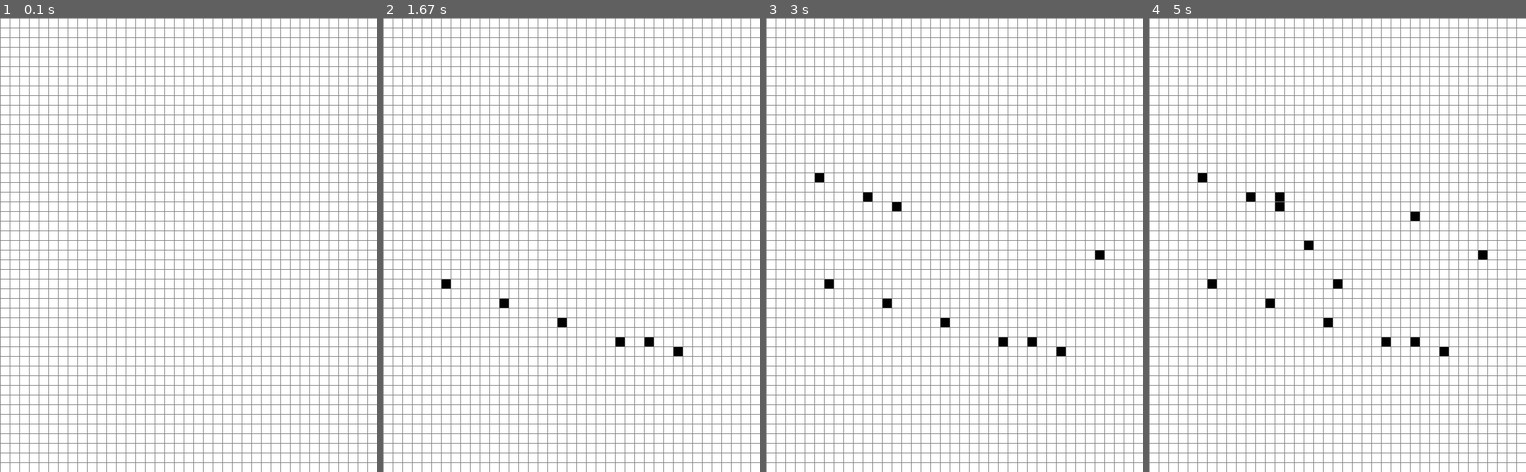
Above: before the commit, frames 1-4 (left to right).
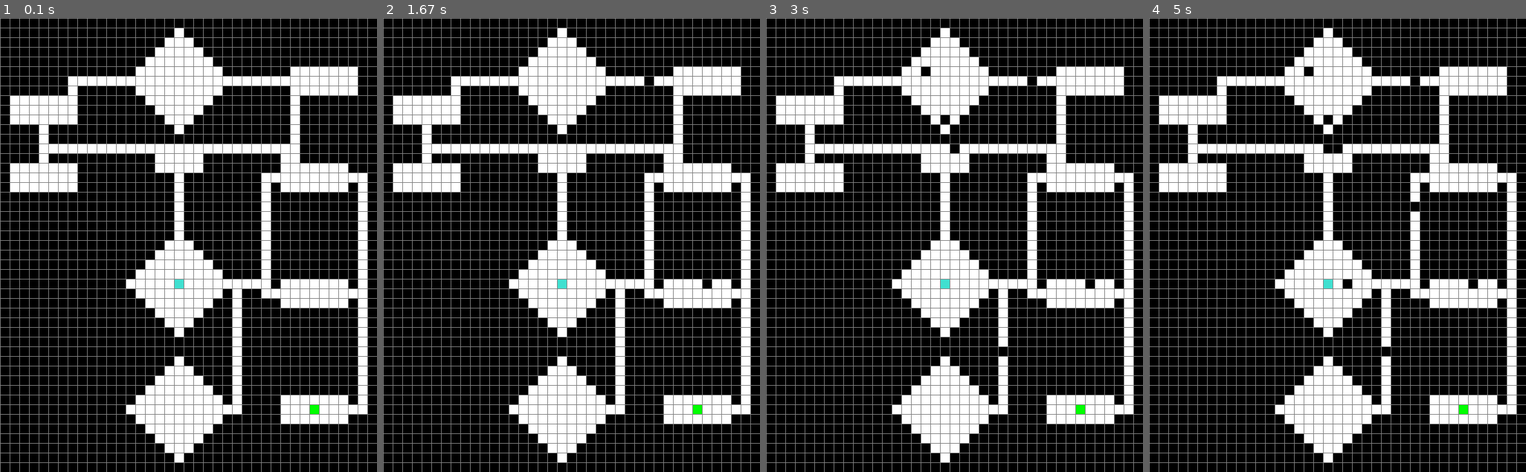
Above: after the commit, the same moments.

Repository: lenhoy/Astar
Game: pygame game, started from astar_code/AstarPygame.py
Two runs of this game, one before a commit and one after it. Both use one fixed random seed, a clock stepped at 60 frames per second and the inputs below.
Inputs (mouse positions are in pixels of both pictures, inside the frame that each line leads up to):
- Up to frame 1 (0.1 s): no input
- Up to frame 2 (1.67 s): press the mouse at (571, 276) at 0.37 s; move the mouse to (526, 263) at 0.47 s; release the mouse at (481, 249) at 0.6 s; press the mouse at (571, 276) at 0.7 s; move the mouse to (594, 281) at 0.8 s; release the mouse at (616, 285) at 0.93 s; click (435, 231) at 1.05 s
- Up to frame 3 (3 s): click (1029, 208) at 1.88 s; click (811, 145) at 2.25 s; click (845, 158) at 2.55 s; click (871, 163) at 2.88 s
- Up to frame 4 (5 s): press the mouse at (1254, 163) at 3.2 s; move the mouse to (1254, 163) at 3.3 s; release the mouse at (1254, 158) at 3.43 s; press the mouse at (1254, 163) at 3.53 s; move the mouse to (1277, 195) at 3.63 s; release the mouse at (1299, 226) at 3.77 s; click (1363, 172) at 4.95 s

The runs differ from the first frame. In frame 1, 67% of the frame differs, in the area x 0-100%, y 0-100%; in frame 2, 67%; in frame 3, 67%; in frame 4, 67%.

Commit message:
First Successful draw map + CSV values

Diff:
--- a/astar_code/AstarPygame.py
+++ b/astar_code/AstarPygame.py
@@ -1,5 +1,4 @@
-from pandas.core.construction import array
-from pandas.core.dtypes.missing import array_equivalent
+import numpy as np
 import pygame
 import math
 import pandas as pd
@@ -25,11 +24,17 @@
 # Create python enviroment based on handout Map
 class Map:
     def __init__(self, task=1):
+        """Initializing map values. Noe Start has value 10 and Goal value 20
+
+        Args:
+            task (int, optional): Select task 1-5. Defaults to 1.
+        """
         self.start_pos, self.goal_pos, self.end_goal_pos, self.path_to_map = self.fill_critical_positions(task)
         self.mapArray = self.read_map(self.path_to_map)
-        #self.tmp_cell_value = self.get_cell_value(self.goal_pos)
-        #self.set_cell_value(self.start_pos, ' S ')
-        #self.set_cell_value(self.goal_pos, ' G ')
+        self.tmp_cell_value = self.get_cell_value(self.goal_pos)
+        self.set_cell_value(self.start_pos, 10)
+        self.set_cell_value(self.goal_pos, 20)
+        print(self.mapArray)
         #self.tick_counter = 0
 
 
@@ -80,11 +85,18 @@
 
         return start_pos, goal_pos, end_goal_pos, path_to_map
 
+    def set_cell_value(self, pos, value):
+        self.mapArray[pos[0], pos[1]] = value
+
+    def get_cell_value(self, pos):
+        return self.mapArray[pos[0], pos[1]]
+
     def get_map(self):
-        """Should return the map array, but gives out bound method something...
+        """Returns a 2d array of values for the map nodes.
+        Transposes the returnes array
 
         Returns:
-            [type]: [description]
+            Array[[int]]: [description]
         """
         return self.mapArray
 
@@ -109,8 +121,8 @@
         #Width/height here references to the drawn cubes
         #x, y are the coordinates taking the width of a cube into account
         # NOTE: make width=height for normal, rectangular cubes in the grid
-        self.x = row * width
-        self.y = col * height
+        self.x = col * width
+        self.y = row * height
         self.color = WHITE
         self.neighbours = []
         self.width = width
@@ -133,7 +145,7 @@
     def is_start(self):
         return self.color == TURQUOISE
 
-    def is_end(self):
+    def is_goal(self):
         return self.color == GREEN
 
     def is_reset(self):
@@ -152,10 +164,10 @@
     def make_start(self):
         self.color = TURQUOISE
 
-    def make_end(self):
+    def make_goal(self):
         self.color = GREEN
 
-    def make_reset(self):
+    def make_flatGround(self):
         self.color = WHITE
 
     def make_path(self):
@@ -197,7 +209,49 @@
 
 # Function for defining node colors based on CSV file / map
 def color_nodes(grid, map):
-    pass
+    """Loop through grid and apply values from map file
+
+    Args:
+        grid (Array[[Node]]): [description]
+        map (obj): [description]
+
+    Returns:
+        2d array: the grid with updated nodes
+    """
+
+    mapArray = map.get_map() # gives 2d[int] array
+
+    for gridRow, CSVRow in zip(grid, mapArray): # Going through the rows
+        for node_x, CSVvalue in zip(gridRow, CSVRow): # Going through the columns
+            color_node(node_x, CSVvalue)
+
+    return grid
+
+def color_node(node, value):
+    """Applies the correct color value to a node
+
+    Args:
+        node (obj): node object
+        value (int): value corresponding to a color
+
+    Returns:
+        [type]: [description]
+    """
+
+    if value == -1: # Barrier
+        node.make_barrier()
+    elif value == 1: # Flat
+        node.make_flatGround()
+    elif value == 2: # Stairs
+        pass
+    elif value == 3: # Packed Stairs
+        pass
+    elif value == 4: # Packed room
+        pass
+    elif value == 10: # Start
+        node.make_start()
+    elif value == 20: # Goal
+        node.make_goal()
 
 # Function for drawing the gridlines
 def draw_grid(win, rows, cols, width, height):
@@ -213,7 +267,7 @@
 
 # Main draw function for drawing map
 def draw(win, grid, rows, cols, width, height):
-    win.fill(WHITE)
+    #win.fill(WHITE)
 
     for row in grid:
         for node in row:
@@ -223,10 +277,10 @@
     draw_grid(win, rows, cols, width, height)
     pygame.display.update()
 
-
 # For interactivity - find mouseclick position
 def get_clicked_pos(pos, rows, width):
-    """Find the clicked position in terms of rows and columns
+    """Find the clicked position in terms of rows and columns.
+        # TODO: Fix this function, registrers wrong node
 
     Args:
         pos ([type]): pygame mouse clicked position
@@ -236,6 +290,7 @@
     Returns:
         (int, int): touple of indexer
     """
+
     gap = width // rows
     y, x = pos
 
@@ -243,8 +298,6 @@
     col = x // gap
 
     return row, col
-
-
 
 #heuristic function
 def h(p1, p2):
@@ -261,7 +314,6 @@
     x2, y2 = p2
     return abs(x1 - x2) + abs(y1 - y2)
 
-
 #The actual algorithm
 def Astar(Map):
 
@@ -294,6 +346,11 @@
     goal = map.get_goal_pos
 
     grid = make_grid(ROWS, COLS, width) # note width is used to calculate the gap
+
+
+    # Color the nodes according to the CSV file
+    grid = color_nodes(grid, map)
+
 
     # are we running the main loop currently
     run = True
@@ -343,7 +400,7 @@
 
 #Select map 1
 map = Map(task=1)
-
+print(map.get_map())
 #Set a scale factor for the pygame window
 SCALE = 15
 
